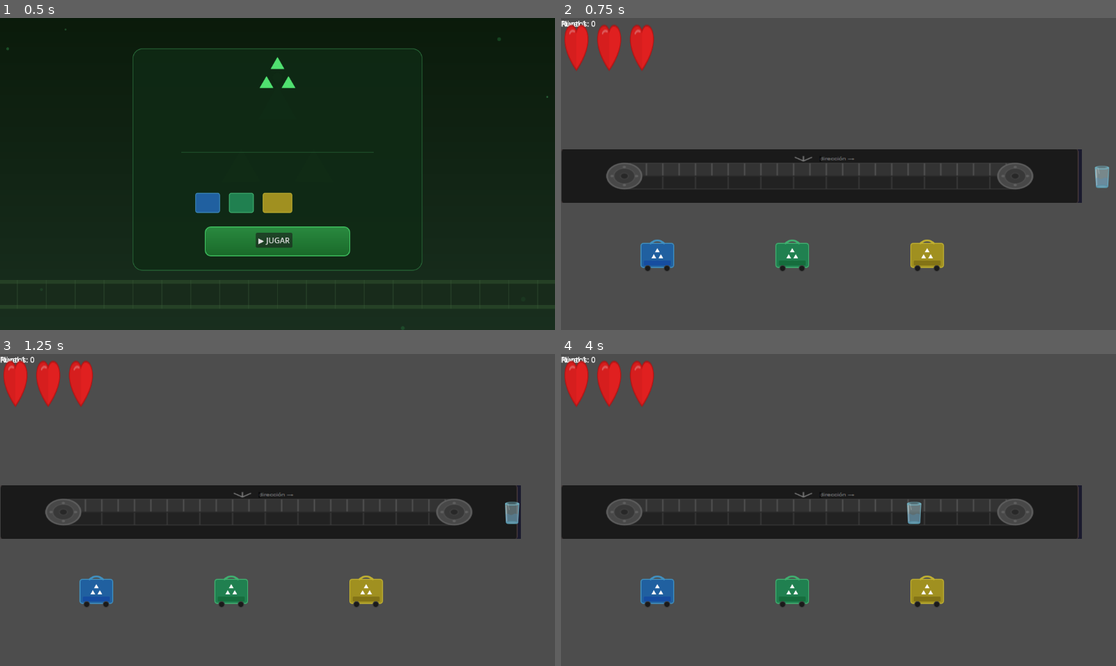
Above: before the commit, frames 1-4 (two rows, left to right).
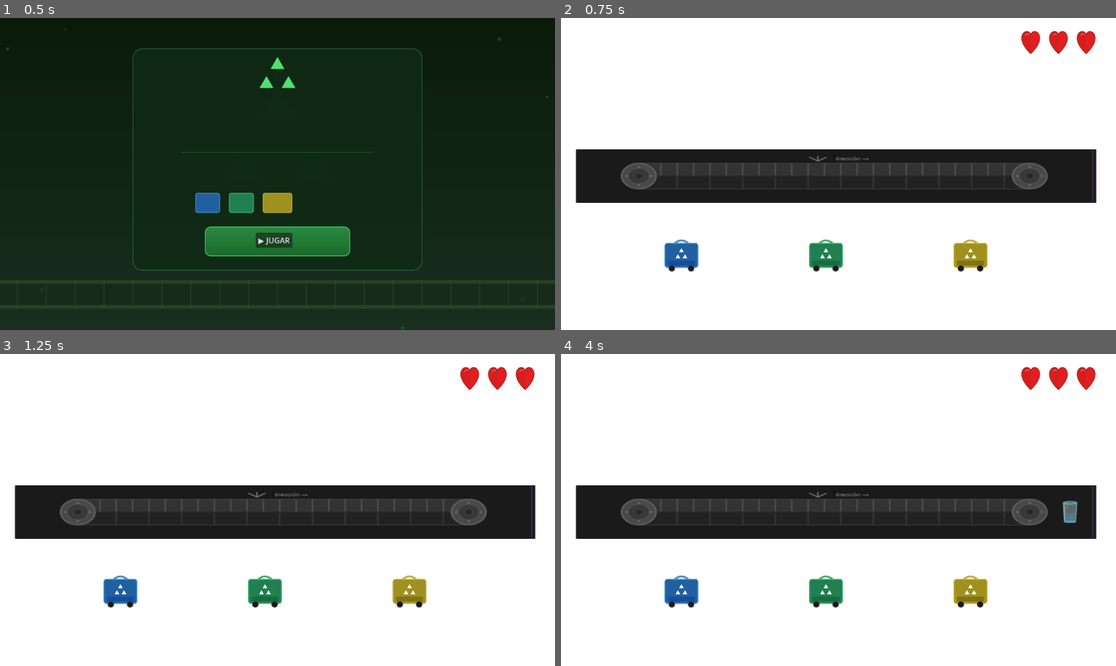
Above: after the commit, the same moments.

Repository: DiegoGarciaDev8266/RecyclingGame
Game: Godot game, scene res://Scenes/PantallaInicio.tscn
The game is run twice, just before and just after one commit, with the same random seed, the same clock (stepped at 60 frames per second) and the same inputs.
Inputs (mouse positions are in pixels of both pictures, inside the frame that each line leads up to):
- Up to frame 1 (0.5 s): no input
- Up to frame 2 (0.75 s): click "▶ JUGAR" at 0.5 s
- Up to frame 3 (1.25 s): no input
- Up to frame 4 (4 s): drag from (1110, 538) to (660, 591) at 1.27 s; drag from (727, 525) to (1066, 538) at 2.02 s; move the mouse to (894, 441) at 2.77 s; click (894, 441) at 2.92 s; drag from (810, 572) to (660, 591) at 3.52 s

Frame 1 is identical in both runs. In frame 2, 85% of the frame differs, in the area x 0-100%, y 0-100%; in frame 3, 85%; in frame 4, 86%.

Commit message:
Demo lista

Diff:
--- a/Scenenary.tscn
+++ /dev/null
@@ -1,5 +0,0 @@
-[gd_scene load_steps=0 format=3 uid="uid://cmq0l64rnsxt5"]
-
-[node name="Area2D" type="Area2D"]
-
-[node name="Camera2D" type="Camera2D" parent="."]
--- a/Scenes/BasuraItem.tscn
+++ b/Scenes/BasuraItem.tscn
@@ -1,9 +1,9 @@
 [gd_scene load_steps=3 format=3 uid="uid://b1ih7odau07k7"]
 
-[ext_resource type="Script" uid="uid://bx3ebbboxho2m" path="res://Scripsts/basura_item.gd" id="1_iyxgv"]
+[ext_resource type="Script" uid="uid://bx3ebbboxho2m" path="res://Scripts/basura_item.gd" id="1_iyxgv"]
 
 [sub_resource type="RectangleShape2D" id="RectangleShape2D_p7qyb"]
-size = Vector2(167, 128)
+size = Vector2(64, 64)
 
 [node name="Area2D(BasuraItem)" type="Area2D"]
 script = ExtResource("1_iyxgv")
@@ -11,7 +11,6 @@
 [node name="Sprite2D" type="Sprite2D" parent="."]
 
 [node name="CollisionShape2D" type="CollisionShape2D" parent="."]
-position = Vector2(73.5, 54)
 shape = SubResource("RectangleShape2D_p7qyb")
 
 [connection signal="input_event" from="." to="." method="_on_input_event"]
--- a/Scenes/GameOver.tscn
+++ b/Scenes/GameOver.tscn
@@ -1,6 +1,6 @@
 [gd_scene load_steps=3 format=3 uid="uid://detwf1pqqrl2n"]
 
-[ext_resource type="Script" uid="uid://b1jt6u3tmge66" path="res://Scripsts/game_over.gd" id="1_k52d1"]
+[ext_resource type="Script" uid="uid://b1jt6u3tmge66" path="res://Scripts/game_over.gd" id="1_k52d1"]
 [ext_resource type="Texture2D" uid="uid://dnused51nksi7" path="res://Assets/pantalla_gameover.svg" id="2_ktc4i"]
 
 [node name="GameOver" type="Node2D"]
--- a/Scenes/Main.tscn
+++ b/Scenes/Main.tscn
@@ -1,12 +1,16 @@
-[gd_scene load_steps=12 format=3 uid="uid://dsiuu86xciaov"]
+[gd_scene load_steps=14 format=3 uid="uid://dsiuu86xciaov"]
 
-[ext_resource type="Script" uid="uid://bij352oi6xxey" path="res://Scripsts/Main.gd" id="1_idj7w"]
+[ext_resource type="Script" uid="uid://bij352oi6xxey" path="res://Scripts/Main.gd" id="1_idj7w"]
 [ext_resource type="Texture2D" uid="uid://dr3s6cverwv26" path="res://Assets/Banda.png" id="1_r150o"]
-[ext_resource type="Script" uid="uid://44hvvwh1idu0" path="res://Scripsts/banda_transportadora.gd" id="2_kln2b"]
+[ext_resource type="Shader" uid="uid://bty04qv8jydnc" path="res://Shader/contaminacion.gdshader" id="2_50glp"]
+[ext_resource type="Script" uid="uid://44hvvwh1idu0" path="res://Scripts/banda_transportadora.gd" id="2_kln2b"]
 [ext_resource type="Texture2D" uid="uid://fpdhsejdey8s" path="res://Assets/cesto_carton.svg" id="4_jw32o"]
 [ext_resource type="Texture2D" uid="uid://c0assmk4k5i0p" path="res://Assets/cesto_vidrio.svg" id="5_50glp"]
 [ext_resource type="Texture2D" uid="uid://b25cl2eyinku" path="res://Assets/cesto_plastico.svg" id="6_vy5pj"]
 [ext_resource type="Texture2D" uid="uid://dd4ww34do3ovr" path="res://Assets/corazon.svg" id="7_jw32o"]
+
+[sub_resource type="ShaderMaterial" id="ShaderMaterial_vy5pj"]
+shader = ExtResource("2_50glp")
 
 [sub_resource type="RectangleShape2D" id="RectangleShape2D_idj7w"]
 size = Vector2(120, 120)
@@ -22,8 +26,13 @@
 [node name="Node2D(Main)" type="Node2D"]
 script = ExtResource("1_idj7w")
 
+[node name="ColorRect" type="ColorRect" parent="."]
+material = SubResource("ShaderMaterial_vy5pj")
+offset_right = 1152.0
+offset_bottom = 648.0
+
 [node name="BandaTransportadora" type="Node2D" parent="."]
-position = Vector2(0, 200)
+position = Vector2(30, 200)
 script = ExtResource("2_kln2b")
 
 [node name="Sprite2D" type="Sprite2D" parent="BandaTransportadora"]
@@ -32,12 +41,12 @@
 texture = ExtResource("1_r150o")
 
 [node name="SpawnPoint" type="Marker2D" parent="BandaTransportadora"]
-position = Vector2(1043, 127)
+position = Vector2(1200, 125)
 
 [node name="Cestos" type="Node2D" parent="."]
 
 [node name="CestoCarton" type="Area2D" parent="Cestos"]
-position = Vector2(200, 480)
+position = Vector2(250, 480)
 metadata/tipo = 0
 
 [node name="Sprite2D" type="Sprite2D" parent="Cestos/CestoCarton"]
@@ -46,9 +55,10 @@
 [node name="CollisionShape2D" type="CollisionShape2D" parent="Cestos/CestoCarton"]
 position = Vector2(2, 11)
 shape = SubResource("RectangleShape2D_idj7w")
+debug_color = Color(1, 1, 1, 0.41960785)
 
 [node name="CestoVidrio" type="Area2D" parent="Cestos"]
-position = Vector2(480, 480)
+position = Vector2(550, 480)
 metadata/tipo = 1
 
 [node name="Sprite2D" type="Sprite2D" parent="Cestos/CestoVidrio"]
@@ -57,9 +67,10 @@
 [node name="CollisionShape2D" type="CollisionShape2D" parent="Cestos/CestoVidrio"]
 position = Vector2(1.5, 6)
 shape = SubResource("RectangleShape2D_kln2b")
+debug_color = Color(1, 1, 1, 0.41960785)
 
 [node name="CestoPlastico" type="Area2D" parent="Cestos"]
-position = Vector2(760, 480)
+position = Vector2(850, 480)
 metadata/tipo = 2
 
 [node name="Sprite2D" type="Sprite2D" parent="Cestos/CestoPlastico"]
@@ -68,12 +79,15 @@
 [node name="CollisionShape2D" type="CollisionShape2D" parent="Cestos/CestoPlastico"]
 position = Vector2(-2, 11)
 shape = SubResource("RectangleShape2D_rgh2o")
+debug_color = Color(1, 1, 1, 0.41960785)
 
 [node name="CanvasLayer" type="CanvasLayer" parent="."]
 
 [node name="PuntajeLabel" type="Label" parent="CanvasLayer"]
-offset_right = 246.0
-offset_bottom = 51.0
+offset_left = 50.0
+offset_top = 110.0
+offset_right = 296.0
+offset_bottom = 161.0
 
 [node name="NivelLabel" type="Label" parent="CanvasLayer"]
 offset_right = 40.0
@@ -81,18 +95,25 @@
 
 [node name="Corazones" type="HBoxContainer" parent="CanvasLayer"]
 custom_minimum_size = Vector2(1, 0)
-offset_right = 201.0
-offset_bottom = 128.0
+offset_left = 950.0
+offset_top = 20.0
+offset_right = 1280.0
+offset_bottom = 148.0
+scale = Vector2(0.5, 0.5)
+theme_override_constants/separation = 15
 
 [node name="TextureRect" type="TextureRect" parent="CanvasLayer/Corazones"]
+custom_minimum_size = Vector2(100, 100)
 layout_mode = 2
 texture = ExtResource("7_jw32o")
 
 [node name="TextureRect2" type="TextureRect" parent="CanvasLayer/Corazones"]
+custom_minimum_size = Vector2(100, 100)
 layout_mode = 2
 texture = ExtResource("7_jw32o")
 
 [node name="TextureRect3" type="TextureRect" parent="CanvasLayer/Corazones"]
+custom_minimum_size = Vector2(100, 0)
 layout_mode = 2
 texture = ExtResource("7_jw32o")
 
--- a/Scenes/PantallaInicio.tscn
+++ b/Scenes/PantallaInicio.tscn
@@ -1,6 +1,6 @@
 [gd_scene load_steps=3 format=3 uid="uid://drw1umatko36d"]
 
-[ext_resource type="Script" uid="uid://bedakwkanawam" path="res://Scripsts/pantalla_inicio.gd" id="1_qeqs3"]
+[ext_resource type="Script" uid="uid://bedakwkanawam" path="res://Scripts/pantalla_inicio.gd" id="1_qeqs3"]
 [ext_resource type="Texture2D" uid="uid://jsbnc3sgy5ve" path="res://Assets/pantalla_inicio.svg" id="2_8elct"]
 
 [node name="PantallaInicio" type="Node2D"]
--- a/Scripsts/Main.gd
+++ /dev/null
@@ -1,115 +0,0 @@
-extends Node2D
-
-const BasuraItemScene = preload("res://Scenes/BasuraItem.tscn")
-
-var puntaje := 0
-var vidas := 3
-var nivel := 1
-
-@onready var timer_spawn = $TimerSpawn
-@onready var puntaje_label = $CanvasLayer/PuntajeLabel
-@onready var nivel_label = $CanvasLayer/NivelLabel
-@onready var feedback_label = $CanvasLayer/FeedbackLabel
-@onready var corazones = [
-	$CanvasLayer/Corazones/TextureRect,
-	$CanvasLayer/Corazones/TextureRect2,
-	$CanvasLayer/Corazones/TextureRect3
-]
-
-func _ready():
-	timer_spawn.wait_time = 2.5
-	timer_spawn.connect("timeout", _on_spawn_timeout)
-	timer_spawn.start()
-	actualizar_hud()
-	$BandaTransportadora.connect("item_listo", _on_item_listo_en_banda)
-	_pedir_siguiente_item()
-
-func _on_spawn_timeout():
-	pass
-
-func _pedir_siguiente_item():
-	var tipo = randi() % 3
-	var variante = randi() % 3
-	$BandaTransportadora.spawn_siguiente(tipo, variante)
-
-func _on_item_listo_en_banda(item):
-	if not is_instance_valid(item):
-		return
-	item.connect("dropped", _on_item_dropped)
-	await get_tree().create_timer(5.0, false).timeout
-	if not is_inside_tree() or not is_instance_valid(self):
-		return
-	if is_instance_valid(item) and item.get_parent() == $BandaTransportadora:
-		perder_vida()
-		mostrar_feedback("¡Se escapó!", Color.ORANGE)
-		item.queue_free()
-		$BandaTransportadora.liberar_banda()
-		_pedir_siguiente_item()
-
-func _on_item_dropped(item):
-	var cestos = $Cestos.get_children()
-	var acertó = false
-	for cesto in cestos:
-		if cesto.get_overlapping_areas().has(item):
-			var tipo_cesto = cesto.get_meta("tipo")
-			if item.tipo == tipo_cesto:
-				puntaje += 10 * nivel
-				mostrar_feedback("¡Correcto! +%d" % (10 * nivel), Color.GREEN)
-				acertó = true
-			else:
-				mostrar_feedback("¡Error! Tipo equivocado", Color.RED)
-				perder_vida()
-			break
-	if not acertó and not _sobre_algun_cesto(item):
-		item.global_position = $BandaTransportadora/SpawnPoint.global_position
-		return
-	item.queue_free()
-	$BandaTransportadora.liberar_banda()
-	_revisar_nivel()
-	actualizar_hud()
-	_pedir_siguiente_item()
-
-func _sobre_algun_cesto(item) -> bool:
-	for cesto in $Cestos.get_children():
-		if cesto.get_overlapping_areas().has(item):
-			return true
-	return false
-
-const CORAZON_VACIO = preload("res://Assets/corazon_vacio.svg")
-func perder_vida():
-	if vidas <= 0:
-		return
-	corazones[vidas - 1].texture = CORAZON_VACIO
-	vidas -= 1
-	actualizar_hud()
-	if vidas <= 0:
-		game_over()
-
-func _revisar_nivel():
-	var nuevo = 1 + puntaje / 100.0
-	if nuevo > nivel:
-		nivel = int(nuevo)
-		$BandaTransportadora.velocidad += 20.0
-		mostrar_feedback("⬆ Nivel %d" % nivel, Color.YELLOW)
-
-func mostrar_feedback(texto: String, color: Color):
-	if not is_instance_valid(feedback_label):
-		return
-	if not is_inside_tree():
-		return
-	feedback_label.text = texto
-	feedback_label.modulate = color
-	feedback_label.visible = true
-	await get_tree().create_timer(1.2, false).timeout
-	if is_instance_valid(feedback_label):
-		feedback_label.visible = false
-
-func actualizar_hud():
-	puntaje_label.text = "Puntos: %d" % puntaje
-	nivel_label.text = "Nivel %d" % nivel
-
-func game_over():
-	GameState.puntaje = puntaje
-	GameState.nivel = nivel
-	get_tree().paused = true
-	get_tree().change_scene_to_file("res://Scenes/GameOver.tscn")
--- a/Scripsts/banda_transportadora.gd
+++ /dev/null
@@ -1,59 +0,0 @@
-extends Node2D
-
-signal item_listo(item)
-
-const BasuraItemScene = preload("res://Scenes/BasuraItem.tscn")
-
-@export var velocidad: float = 120.0
-@export var punto_recogida_x: float = 80.0
-
-var item_en_banda: Node2D = null
-var en_movimiento := false
-
-const TEXTURAS = {
-	0: {
-		0: preload("res://Assets/carton_caja.svg"),
-		1: preload("res://Assets/carton_periodico.svg"),
-		2: preload("res://Assets/carton_rollo.svg")
-	},
-	1: {
-		0: preload("res://Assets/vidrio_botella.svg"),
-		1: preload("res://Assets/vidrio_frasco.svg"),
-		2: preload("res://Assets/vidrio_vaso.svg")
-	},
-	2: {
-		0: preload("res://Assets/plastico_botella.svg"),
-		1: preload("res://Assets/plastico_vaso.svg"),
-		2: preload("res://Assets/plastico_bolsa.svg")
-	}
-}
-
-func spawn_siguiente(tipo: int, variante: int):
-	if item_en_banda != null:
-		return
-	var item = BasuraItemScene.instantiate()
-	item.tipo = tipo
-	item.variante = variante
-	item.get_node("Sprite2D").texture = TEXTURAS[tipo][variante]
-	add_child(item)
-	item.global_position = Vector2(
-		$SpawnPoint.global_position.x + 100,
-		$SpawnPoint.global_position.y
-	)
-	item.pickable = false  # ← se puede agarrar desde que aparece
-	item_en_banda = item
-	en_movimiento = true
-
-func _process(delta):
-	if not en_movimiento or item_en_banda == null:
-		return
-	item_en_banda.global_position.x -= velocidad * delta
-	if item_en_banda.global_position.x <= punto_recogida_x:
-		item_en_banda.global_position.x = punto_recogida_x
-		en_movimiento = false
-		item_en_banda.pickable = true
-		emit_signal("item_listo", item_en_banda)
-
-func liberar_banda():
-	item_en_banda = null
-	en_movimiento = false
--- /dev/null
+++ b/Scripts/Main.gd
@@ -0,0 +1,181 @@
+extends Node2D
+
+const BasuraItemScene = preload("res://Scenes/BasuraItem.tscn")
+
+var puntaje := 0
+var vidas := 3
+var nivel := 1
+var nivel_contaminacion := 0.5
+var material_fondo: ShaderMaterial
+var item_arrastrado = null
+var offset_arrastre := Vector2.ZERO
+
+@onready var timer_spawn = $TimerSpawn
+@onready var puntaje_label = $CanvasLayer/PuntajeLabel
+@onready var nivel_label = $CanvasLayer/NivelLabel
+@onready var feedback_label = $CanvasLayer/FeedbackLabel
+@onready var fondo = $ColorRect
+@onready var corazones = [
+	$CanvasLayer/Corazones/TextureRect,
+	$CanvasLayer/Corazones/TextureRect2,
+	$CanvasLayer/Corazones/TextureRect3
+]
+
+const CORAZON_VACIO = preload("res://Assets/corazon_vacio.svg")
+
+func _ready():
+	timer_spawn.wait_time = 5.0
+	timer_spawn.connect("timeout", _on_spawn_timeout)
+	timer_spawn.start()
+	actualizar_hud()
+	$BandaTransportadora.connect("item_listo", _on_item_listo_en_banda)
+	feedback_label.visible = false
+	_pedir_siguiente_item()
+	material_fondo = fondo.material
+	if material_fondo:
+		material_fondo.set_shader_parameter("contaminacion", nivel_contaminacion)
+
+func _process(_delta):
+	if material_fondo:
+		material_fondo.set_shader_parameter(
+			"tiempo",
+			Time.get_ticks_msec() / 1000.0
+		)
+	if item_arrastrado and is_instance_valid(item_arrastrado):
+		item_arrastrado.global_position = get_global_mouse_position() + offset_arrastre
+
+func _input(event):
+	if event is InputEventMouseButton and event.button_index == MOUSE_BUTTON_LEFT:
+		if event.pressed:
+			_intentar_agarrar(get_global_mouse_position())
+		else:
+			if item_arrastrado:
+				_soltar_item()
+
+func _intentar_agarrar(mouse_pos: Vector2):
+	var items = $BandaTransportadora.items_en_banda
+	for item in items:
+		if not is_instance_valid(item):
+			continue
+		if not item.pickable:
+			continue
+		var distancia = mouse_pos.distance_to(item.global_position)
+		if distancia < 40.0:
+			item_arrastrado = item
+			item_arrastrado.dragging = true
+			item_arrastrado.en_banda = false
+			item_arrastrado.pos_en_banda = item.global_position
+			offset_arrastre = item.global_position - mouse_pos
+			return
+
+func _soltar_item():
+	if not is_instance_valid(item_arrastrado):
+		item_arrastrado = null
+		return
+	item_arrastrado.dragging = false
+	var cesto = _cesto_mas_cercano(item_arrastrado)
+	if cesto == null:
+		_devolver_a_banda(item_arrastrado)
+		mostrar_feedback("Sueltalo en un cesto!", Color.WHITE)
+	else:
+		var tipo_cesto = cesto.get_meta("tipo")
+		if item_arrastrado.tipo == tipo_cesto:
+			puntaje += 10 * nivel
+			accion_correcta()
+			mostrar_feedback("Correcto! +%d" % (10 * nivel), Color.GREEN)
+			$BandaTransportadora.items_en_banda.erase(item_arrastrado)
+			item_arrastrado.queue_free()
+			_revisar_nivel()
+			actualizar_hud()
+		else:
+			accion_incorrecta()
+			mostrar_feedback("Error! Tipo equivocado", Color.RED)
+			perder_vida()
+			_devolver_a_banda(item_arrastrado)
+	item_arrastrado = null
+
+func _on_spawn_timeout():
+	_pedir_siguiente_item()
+
+func _pedir_siguiente_item():
+	var tipo = randi() % 3
+	var variante = randi() % 3
+	$BandaTransportadora.spawn_siguiente(tipo, variante)
+
+func _on_item_listo_en_banda(_item):
+	pass
+
+func _cesto_mas_cercano(item) -> Node:
+	var cesto_cercano = null
+	var distancia_minima = 150.0
+	for cesto in $Cestos.get_children():
+		var distancia = item.global_position.distance_to(cesto.global_position)
+		if distancia < distancia_minima:
+			distancia_minima = distancia
+			cesto_cercano = cesto
+	return cesto_cercano
+
+func _devolver_a_banda(item):
+	if not is_instance_valid(item):
+		return
+	var tween = create_tween()
+	tween.tween_property(
+		item,
+		"global_position",
+		item.pos_en_banda,
+		0.4
+	).set_ease(Tween.EASE_OUT)
+	item.en_banda = true
+	item.senal_emitida = false
+
+func accion_correcta():
+	nivel_contaminacion = clamp(nivel_contaminacion - 0.08, 0.0, 1.0)
+	if material_fondo:
+		material_fondo.set_shader_parameter("contaminacion", nivel_contaminacion)
+
+func accion_incorrecta():
+	nivel_contaminacion = clamp(nivel_contaminacion + 0.15, 0.0, 1.0)
+	if material_fondo:
+		material_fondo.set_shader_parameter("contaminacion", nivel_contaminacion)
+
+func perder_vida():
+	if vidas <= 0:
+		return
+	corazones[vidas - 1].texture = CORAZON_VACIO
+	vidas -= 1
+	actualizar_hud()
+	if vidas <= 0:
+		game_over()
+
+func _revisar_nivel():
+	var nuevo = 1 + puntaje / 100.0
+	if nuevo > nivel:
+		nivel = int(nuevo)
+		$BandaTransportadora.velocidad += 15.0
+		timer_spawn.wait_time = max(2.0, timer_spawn.wait_time - 0.5)
+		nivel_contaminacion = clamp(nivel_contaminacion - 0.2, 0.0, 1.0)
+		if material_fondo:
+			material_fondo.set_shader_parameter("contaminacion", nivel_contaminacion)
+		mostrar_feedback("Nivel %d" % nivel, Color.YELLOW)
+
+func mostrar_feedback(texto: String, color: Color):
+	if not is_instance_valid(feedback_label):
+		return
+	if not is_inside_tree():
+		return
+	feedback_label.text = texto
+	feedback_label.modulate = color
+	feedback_label.visible = true
+	await get_tree().create_timer(1.2, false).timeout
+	if is_instance_valid(feedback_label):
+		feedback_label.visible = false
+
+func actualizar_hud():
+	puntaje_label.text = "Puntos: %d" % puntaje
+	nivel_label.text = "Nivel %d" % nivel
+
+func game_over():
+	GameState.puntaje = puntaje
+	GameState.nivel = nivel
+	get_tree().paused = true
+	get_tree().change_scene_to_file("res://Scenes/GameOver.tscn")
--- /dev/null
+++ b/Scripts/banda_transportadora.gd
@@ -0,0 +1,76 @@
+extends Node2D
+
+signal item_listo(item)
+
+const BasuraItemScene = preload("res://Scenes/BasuraItem.tscn")
+
+@export var velocidad: float = 80.0
+@export var punto_recogida_x: float = -200.0
+@export var punto_salida_rodillo_x: float = 900.0
+@export var max_items_banda: int = 3
+
+var items_en_banda: Array = []
+
+const TEXTURAS = {
+	0: {
+		0: preload("res://Assets/carton_caja.svg"),
+		1: preload("res://Assets/carton_periodico.svg"),
+		2: preload("res://Assets/carton_rollo.svg")
+	},
+	1: {
+		0: preload("res://Assets/vidrio_botella.svg"),
+		1: preload("res://Assets/vidrio_frasco.svg"),
+		2: preload("res://Assets/vidrio_vaso.svg")
+	},
+	2: {
+		0: preload("res://Assets/plastico_botella.svg"),
+		1: preload("res://Assets/plastico_vaso.svg"),
+		2: preload("res://Assets/plastico_bolsa.svg")
+	}
+}
+
+func spawn_siguiente(tipo: int, variante: int):
+	var activos = items_en_banda.filter(func(i): return is_instance_valid(i))
+	if activos.size() >= max_items_banda:
+		return
+	var item = BasuraItemScene.instantiate()
+	item.tipo = tipo
+	item.variante = variante
+	item.get_node("Sprite2D").texture = TEXTURAS[tipo][variante]
+	get_parent().add_child(item)
+	item.global_position = Vector2(
+		$SpawnPoint.global_position.x + 100,
+		$SpawnPoint.global_position.y
+	)
+	item.pickable = false
+	item.en_banda = true
+	item.senal_emitida = false
+	items_en_banda.append(item)
+
+func liberar_banda():
+	pass
+
+func _process(delta):
+	items_en_banda = items_en_banda.filter(
+		func(i): return is_instance_valid(i)
+	)
+	var items_activos = items_en_banda.filter(
+		func(i): return i.en_banda and not i.dragging
+	)
+	items_activos.sort_custom(
+		func(a, b): return a.global_position.x > b.global_position.x
+	)
+	for i in range(items_activos.size()):
+		var item = items_activos[i]
+		if not is_instance_valid(item):
+			continue
+		item.global_position.x -= velocidad * delta
+		if item.global_position.x < punto_salida_rodillo_x:
+			item.pickable = true
+		var banda_inicio_x = global_position.x + punto_recogida_x
+		var pos_minima = banda_inicio_x + (i * 70.0)
+		if item.global_position.x <= pos_minima:
+			item.global_position.x = pos_minima
+			if not item.senal_emitida:
+				item.senal_emitida = true
+				emit_signal("item_listo", item)
--- a/Scripsts/basura_item.gd
+++ b/Scripts/basura_item.gd
@@ -4,6 +4,9 @@
 @export var variante: int = 0
 var pickable := false
 var dragging := false
+var en_banda := true
+var senal_emitida := false
+var pos_en_banda := Vector2.ZERO
 var offset := Vector2.ZERO
 
 signal dropped(item)
@@ -12,15 +15,20 @@
 	input_pickable = true
 
 func _on_input_event(_viewport, event, _shape_idx):
+	print("INPUT EVENT RECIBIDO - pickable: ", pickable)
 	if not pickable:
 		return
 	if event is InputEventMouseButton and event.button_index == MOUSE_BUTTON_LEFT:
 		if event.pressed:
 			dragging = true
+			en_banda = false
+			pos_en_banda = global_position
 			offset = global_position - get_global_mouse_position()
+			get_viewport().set_input_as_handled()
 		else:
-			dragging = false
-			emit_signal("dropped", self)
+			if dragging:
+				dragging = false
+				emit_signal("dropped", self)
 
 func _process(_delta):
 	if dragging:
--- /dev/null
+++ b/Shader/contaminacion.gdshader
@@ -0,0 +1,14 @@
+shader_type canvas_item;
+
+void vertex() {
+	// Called for every vertex the material is visible on.
+}
+
+void fragment() {
+	// Called for every pixel the material is visible on.
+}
+
+//void light() {
+//	// Called for every pixel for every light affecting the CanvasItem.
+//	// Uncomment to replace the default light processing function with this one.
+//}
--- a/project.godot
+++ b/project.godot
@@ -17,7 +17,7 @@
 
 [autoload]
 
-GameState="*res://Scripsts/game_state.gd"
+GameState="*res://Scripts/game_state.gd"
 
 [rendering]
 
Renamed: Scripsts/Cesto.gd -> Scripts/Cesto.gd
Renamed: Scripsts/Cesto.gd.uid -> Scripts/Cesto.gd.uid
Renamed: Scripsts/Main.gd.uid -> Scripts/Main.gd.uid
Renamed: Scripsts/banda_transportadora.gd.uid -> Scripts/banda_transportadora.gd.uid
Renamed: Scripsts/basura_item.gd.uid -> Scripts/basura_item.gd.uid
Renamed: Scripsts/game_over.gd -> Scripts/game_over.gd
Renamed: Scripsts/game_over.gd.uid -> Scripts/game_over.gd.uid
Renamed: Scripsts/game_state.gd -> Scripts/game_state.gd
Renamed: Scripsts/game_state.gd.uid -> Scripts/game_state.gd.uid
Renamed: Scripsts/pantalla_inicio.gd -> Scripts/pantalla_inicio.gd
Renamed: Scripsts/pantalla_inicio.gd.uid -> Scripts/pantalla_inicio.gd.uid
Not shown, added: Shader/contaminacion.gdshader.uid
